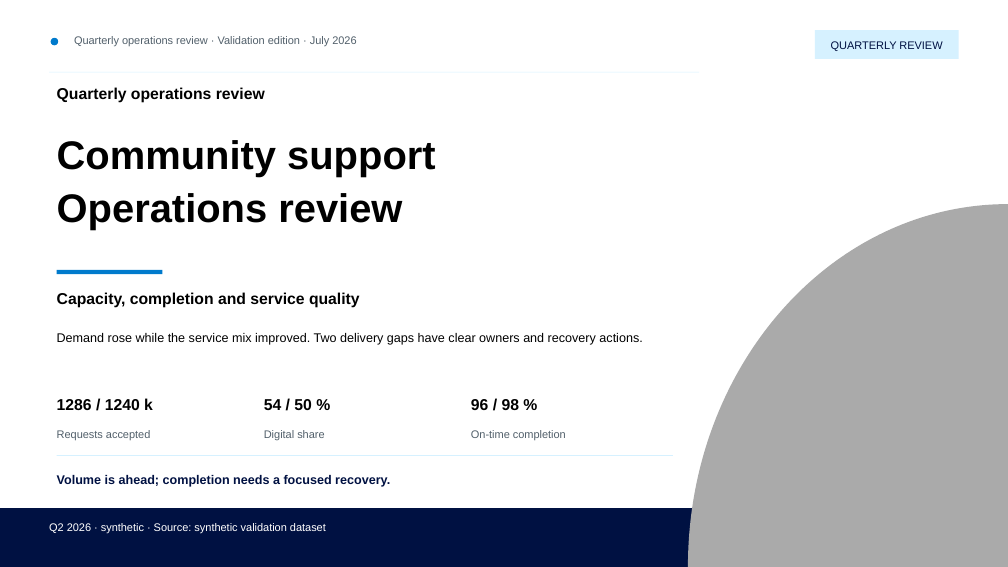
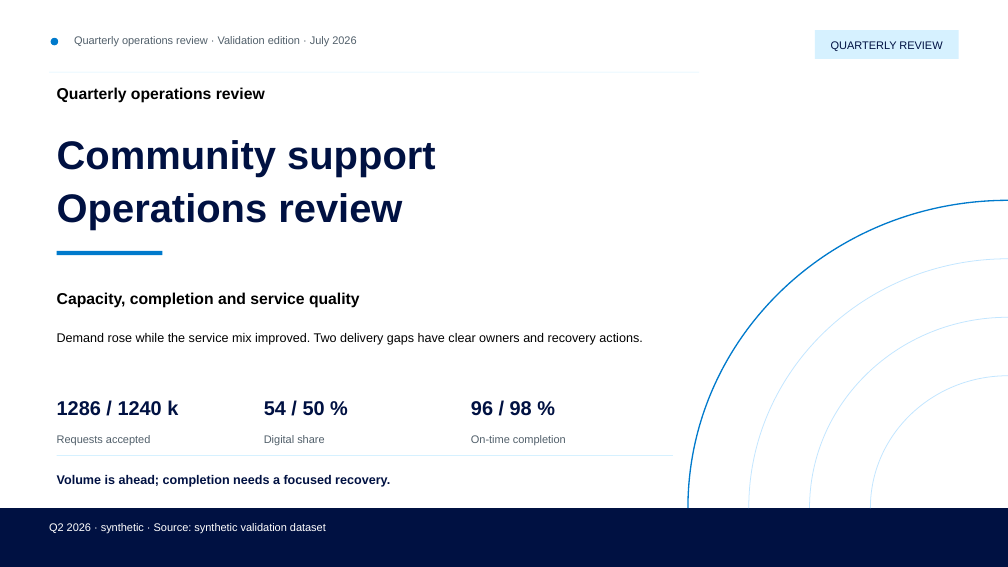
Before and after one commit to hustcer/pptx-nova, a slide deck: slide 1 of pptx-nova/assets/examples/deckkits/sky-compass/deck.pptx. Drawn at 1008x567 pixels with LibreOffice and Linux fonts; fonts in the diff are those of the drawing. Boxes give left, top, right and bottom in pixels: in the first picture for what was removed or moved away, otherwise in the second. Text is boxed around its words. In the diff, an @@ line names an element or a change of style, - is before the commit and + after.

Commit message:
feat(pptx-nova): refine sky-compass presentation design
- Replace the heavy gray cover sector with bounded, editable compass arcs
  and strengthen title, metric, and explanation-panel hierarchy.
- Honor planned table typography, allocate columns per layout, and reject
  numeric values or units that would wrap across lines.
- Clarify whole-process targets and bridge level-versus-delta units while
  preserving every numeric fact and native chart/table source value.
- Refresh the showcase, design projections, catalog quality metadata, and
  reviewed zero-issue baseline; retain candidate readiness and host limits.
- Add regression coverage for cover geometry, typography, and Chinese units,
  and update the listing test to invoke the renamed just ls recipe.
- Validate 36 canonical pages, 12-page PowerPoint PDF export, package XML,
  smoke/public audits, and 681 passing tests with 39 conditional skips.

```diff
--- a/pptx-nova/assets/examples/deckkits/sky-compass/deck.pptx
+++ b/pptx-nova/assets/examples/deckkits/sky-compass/deck.pptx
@@ text "Community support" at (57,140,436,230): text colour #000000 to #001142 @@
@@ freeform shape: place and size @@
-freeform shape at (688,204,1008,567)
+freeform shape at (688,200,1008,508)
@@ freeform shape at (688,200,1008,508): fill #AAAAAA to none; outline none to #007ACC 1.25 pt @@
@@ rectangle: place and size @@
-rectangle at (57,270,163,274)
+rectangle at (57,251,163,256)
@@ freeform shape added at (749,259,1008,508), outline #C2E6FF 0.75 pt @@
@@ freeform shape added at (810,318,1008,508), outline #C2E6FF 0.75 pt @@
@@ freeform shape added at (870,376,1008,508), outline #C2E6FF 0.75 pt @@
@@ size 15 to 19 pt, text colour #000000 to #001142 in 3 elements at (57,400,178,416), (264,401,325,416), (471,401,532,415) @@
@@ text "Requests accepted": place and size @@
-text "Requests accepted" at (57,430,150,441)
+text "Requests accepted" at (57,435,150,445)
@@ text "Digital share": place and size @@
-text "Digital share" at (264,430,324,440)
+text "Digital share" at (264,435,324,445)
@@ text "On-time completion": place and size @@
-text "On-time completion" at (471,430,566,440)
+text "On-time completion" at (471,435,566,445)
```
Also in this commit, not shown: 11 other slides changed, 29 other files.
